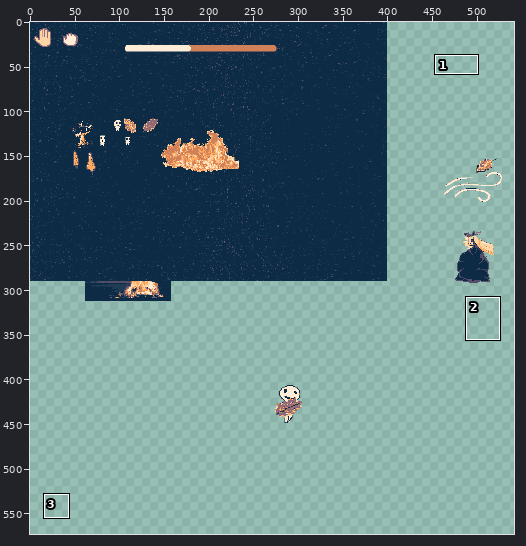
Pixel-art file: art/draft/concept.aseprite. Above: a wide view before the commit, with the close-up outlined.
Close-up. The starting point:
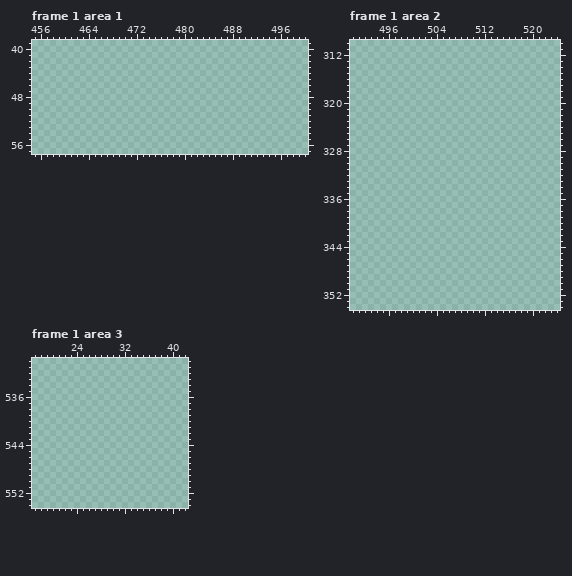
600x600 pixels, 1 frame. Shown: frame 1 area 1: x 455..500, y 39..57; frame 1 area 2: x 490..524, y 310..354; frame 1 area 3: x 17..42, y 530..554. The wide view leaves out empty margins. The commit also changed other frames or places, which this record leaves out.
New version:
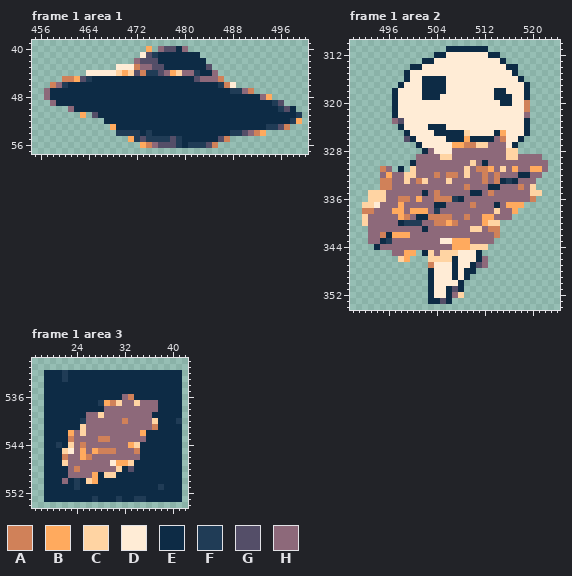
Palette (. is transparent): A #d08159  B #ffaa5e  C #ffd4a3  D #ffecd6  E #0d2b45  F #203c56  G #544e68  H #8d697a
Diff:
Changed rows in their new state; - is an unchanged pixel.
Frame 1 area 1, layer "Layer 3":
first column x 457:
40 -----------------B-HGGEH-------------------
41 ----------------DGFEEEEEEE-----------------
42 ---------------HGGGEEEEEEEE----------------
43 ------------DDDAHHGGEEEEEEEG---------------
44 -------DDDDDCBCGAFFGHBCHHFEEH--------------
45 ---AABGFEEEEEEEEEEEEEEEEEGHHHA-------------
46 -AHFEEEEEEEEEEEEEEEEEEEEEEEEEFAD-----------
47 HEEEEEEEEEEEEEEEEEEEEEEEEEEEEEEFFHA--------
48 HEEEEEEEEEEEEEEEEEEEEEEEEEEEEEEEEEEEHB-----
49 -HEEEEEEEEEEEEEEEEEEEEEEEEEEEEEEEEEEEEFG---
50 ----HEEEEEEEEEEEEEEEEEEEEEEEEEEEEEEEEEEFGE-
51 ------B-GEEEEEEEEEEEEEEEEEEEEEEEEEEEEEEEEEF
52 ----------EEEEEEEEEEEEEEEEEEEEEEEEEEEEEEEFB
53 -----------BEEEEEEEEEEEEEEEEEEEEEEEEEFFGA--
54 ------------FFFFEFEEEEEEEEEEEEEFFGHAB------
55 --------------BFGFFFFGFEEEEEEGA------------
56 ----------------BAHGGGFEFFFGA--------------
Frame 1 area 2, layer "Layer 3":
first column x 492:
311 --------------EEEEEEE----------
312 ------------EEDDDDDDDEE--------
313 ----------EEDDDDDDDDDDDE-------
314 --------EEDDDDDDDDDDDDDDEE-----
315 -------EDDDDDDDDDDDDDDDDDE-----
316 -------EDDEEEEDDDDDDDDDDDDE----
317 ------EDDDEEEEDDDDDDDDDDDDDE---
318 -----EDDDDEEEEDDDDDDDDEEDDDE---
319 -----EDDDDEEEDDDDDDDDDEEEDDE---
320 -----EDDDDDDDDDDDDDDDDDEEDDA---
321 -----EDDDDDDDDDDDDDDDDDDDDDA---
322 -----EDDDDDDDDDDDDDDDDDDDDDH---
323 -----HGDDDDDDDDDDDDDDDDDDDDE---
324 ------EDDDDEEEDDDDDDDDDDDDDE---
325 -------EDDDDEEEEECDDDDEBDDDE---
326 -------GEDDDDDEEEBEEEEHADDE----
327 ---------EDDDDDBBAACCHHHDE-----
328 ----------EHDDDHHHHHHHHHCC-----
329 ---------HHHHCCHHHHHHHHHCCHHHH-
330 --------EHHHHHHHHHCHEHHHHHHHHHH
331 ---AH-E-CHHHHHHHHCHAABHCHBHHBBH
332 ---HBHHCCHHHAHAAHCHHAHAHHHEEHH-
333 ---AAHHCHACHHHCHHHHHAHAEFEHHH--
334 ---AAHHHHHHHHHHHHAHHHEEHHHAHC--
335 -CCCHHHHHHEHAHHHHHEEHAHHHHHHCC-
336 -CCCHHAAHBHHAAAFEHHHHHHHHHHHA--
337 CCDHHHBHHHHHEEHHHHAHHHEHBBB----
338 AAHHHBBHBBBHFHHHHHHHHHCHHB-----
339 CHHHHHBAHEEAAAAHHAHHBBHHH------
340 CHHHHHEFFFHHAABAHHHHBCC--------
341 -HHHHHHHHHEHHHHHHHCCHAA--------
342 -HHAEBBBHHHHHHHHHHHHHHA--------
343 -HHEFHHHHHHHHDDBBBHHHH---------
344 --EHHHHHHHHHHHHBBBCCC----------
345 -----HHBB-ECHCCCDDDE-----------
346 ------CB---CCCCEDDDEH----------
347 -----------ADDDEDDEGH----------
348 -----------EDDDEDEE------------
349 -----------EDDDEDE-------------
350 -----------EDDDDE--------------
351 -----------EDDEGE--------------
352 -----------EDDEHC--------------
353 -----------EEGE----------------
Frame 1 area 3, layer "Layer 2":
first column x 19:
532 EEEFEEEEEEEEEEEEEEEEEEE
533 EEEFEEEEEEEEEEEEEEEEEEE
534 EEEEEEEEEEEEEEEEEEEEEEE
535 EEEEEEEEEEEEEEEEEEEEEEE
536 EEEEEEEEEEEEEHAEEEEEEEE
537 EEEEEEEEEFBACHHCHHHEEEE
538 EEEEEEEEEEHHHHHHHHHEEEE
539 EEEEEEEHHCHHHHHHHHEEEEE
540 EEEEEEFHHHHHHAHHHHCEEEF
541 EEEEEECHHHHHHHHHHHAEEEE
542 EEEEBHCHHHHHHHHHBEEEEEE
543 EEEEAHHHHAAHHHHHHEEEEEE
544 EEFECHAHHHHHHHBCEEEEEEE
545 EEECDHBHBAAAHHHAEEEEEEE
546 EEEAHHBAHHHHHHHHEEEEEEE
547 EEECHHHHHHHDBBCEEEEEEEE
548 EEEEHAHHHHHHCEGEEEEEEEE
549 EEEEHHHHBECCEEEEEEEEEEE
550 EEEHEFECBEEEEEEEEEEEEEE
551 EEEEEFEEEEEEEEEEEEEFEEE
552 EEEEEEEEEEEEEEEEEEEEEEE
553 EEEEEEEEFEEEFEEFFEEEEEE
Pixel boxes of the changes (left, top, right, bottom) in both close-ups:
added: (44, 46, 302, 148)
added: (362, 46, 548, 304)
added: (44, 370, 182, 502)
